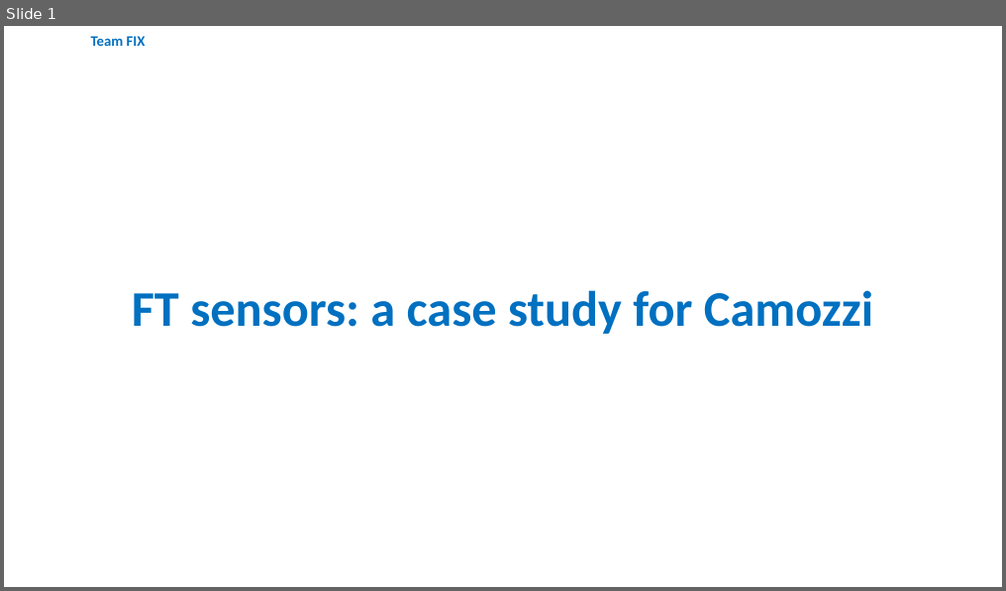
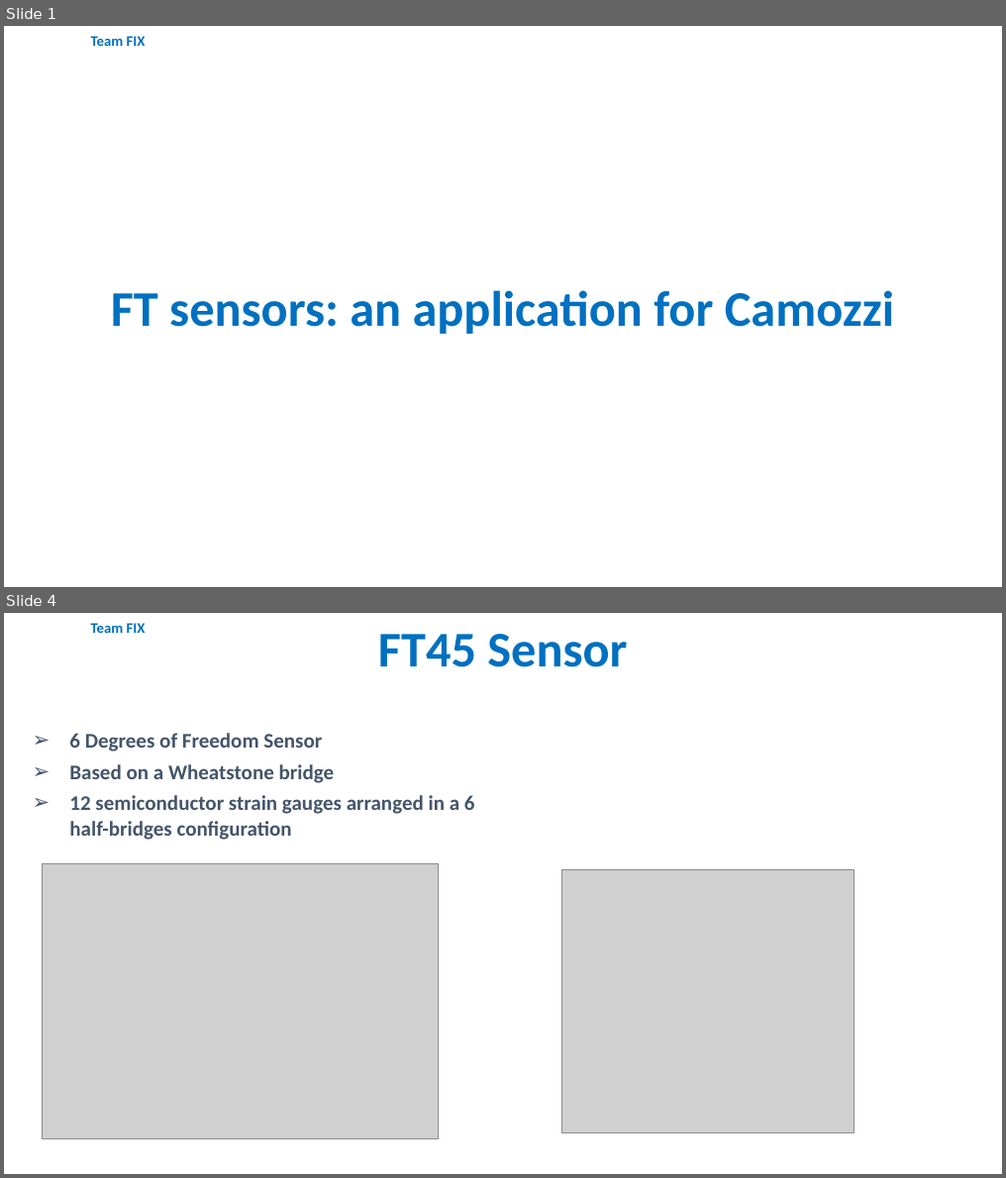
Before and after one commit to icub-tech-iit/ft-sensors-simulink, a slide deck: assets/camozzi_presentation_20220111.pptx. Shown one above the other, each under a label of ours: slide 1 before the commit, slides 1 and 4 after it; the slides between them are not shown. The pictures are 1006x591 and 1006x1178 pixels, drawn with LibreOffice and Linux fonts; fonts in the diff are those of the drawing; grey boxes stand for pictures; background and template pictures are left out. Boxes give left, top, right and bottom in pixels: in the first picture for what was removed or moved away, otherwise in the second. Text is boxed around its words. In the diff, an @@ line names an element or a change of style, - is before the commit and + after.

```diff
--- a/assets/camozzi_presentation_20220111.pptx
+++ b/assets/camozzi_presentation_20220111.pptx
@@ slide 4 added at [4,613,1002,1174], background #FFFFFF; not listed: 1 template element that a slide beside it also shows @@
@@ text added at [378,634,627,667], 48 pt, text #0070C0, bold @@
+FT45 Sensor
@@ text added at [69,733,475,840], 20 pt, text #44546A, bold @@
+➢ 6 Degrees of Freedom Sensor
+➢ Based on a Wheatstone bridge
+➢ 12 semiconductor strain gauges arranged in a 6 half-bridges configuration
@@ picture added at [42,863,439,1140] @@
@@ picture added at [562,869,854,1134] @@
@@ slide 1 changed as well @@
@@ text at [111,290,894,334]: text changed @@
-FT sensors: a case study for Camozzi
+FT sensors: an application for Camozzi
```
Also in this commit, not shown: 4 other slides added, 1 slide removed, 2 other files.
